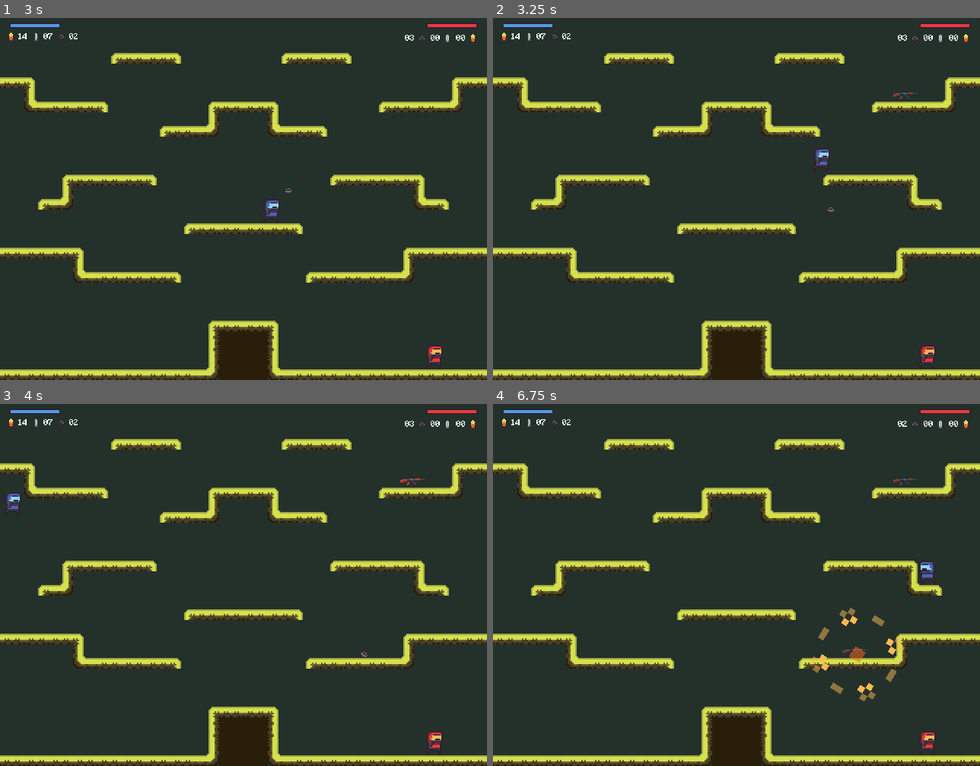
Above: before the commit, frames 1-4 (two rows, left to right).
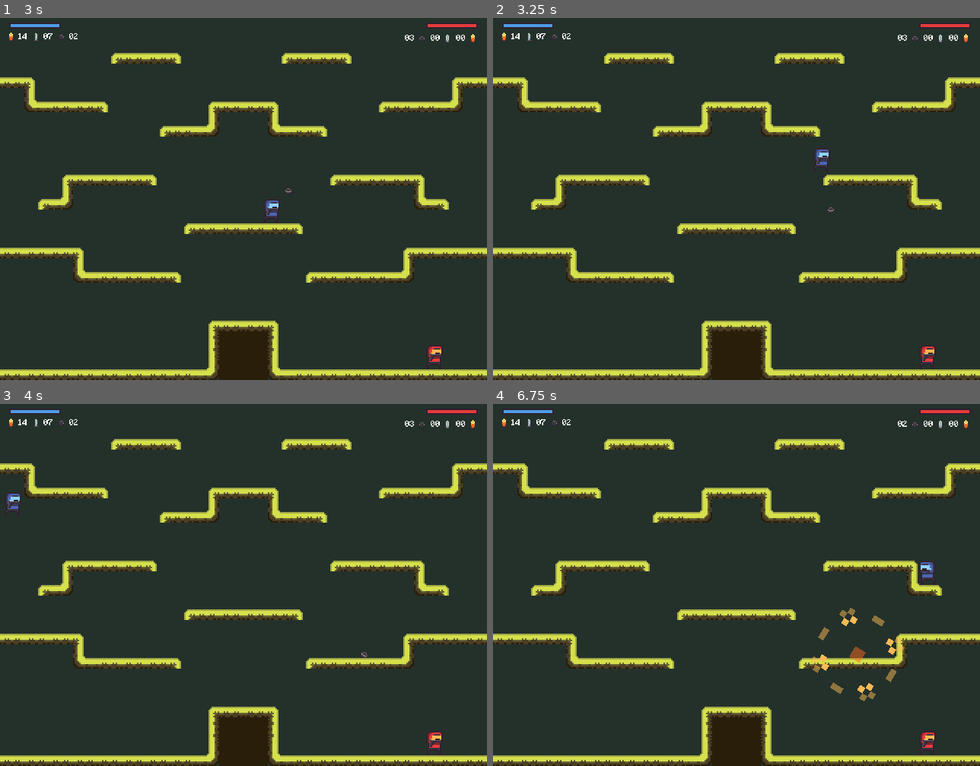
Above: after the commit, the same moments.

Repository: dm1nh/gunbattle
Game: Godot game, scene res://scenes/maps/forest.tscn
The game is run twice, just before and just after one commit, with the same random seed, the same clock (stepped at 60 frames per second) and the same inputs. This scene is started directly instead of the project's main scene.
Inputs:
- Up to frame 1 (3 s): hold D (b_right) 0.53-2.03 s; tap F (b_fire) at 0.6 s; tap W (b_jump) at 0.77, 1.52 s; tap S (b_get_box) at 1.35 s; hold A (b_left) 2.03-2.78 s; tap H (b_swap_weapon) at 2.1 s; hold D (b_right) from 2.78 s (still down); tap G (b_throw_grenade) at 2.85 s
- Up to frame 2 (3.25 s): keep holding D (b_right); tap W (b_jump) at 3.02 s
- Up to frame 3 (4 s): keep holding D (b_right); tap / (r_fire) at 3.6 s; tap W (b_jump) at 3.77 s
- Up to frame 4 (6.75 s): release D (b_right) at 4.28 s; hold A (b_left) 4.28-5.03 s; tap Down (r_get_box) at 4.35 s; tap W (b_jump) at 4.52, 6.02 s; hold D (b_right) 5.03-5.78 s; tap , (r_swap_weapon) at 5.1 s; hold A (b_left) from 5.78 s (still down); tap . (r_throw_grenade) at 5.85 s; tap F (b_fire) at 6.6 s

Frame 1 is identical in both runs. In frame 2, less than 0.1% of the frame differs, in the area x 82-88%, y 20-23%; in frame 3, less than 0.1%; in frame 4, less than 0.1%, in the area x 71-88%, y 20-70%.

Commit message:
feat: spawn boxes and run queue_free() after a cooldown timeout

Diff:
--- a/scenes/boxes/items/abstract_item.gd
+++ b/scenes/boxes/abstract_item.gd
@@ -16,3 +16,7 @@
 	if "get_item" in body:
 		body.get_item(stats)
 		queue_free()
+
+
+func _on_disappear_cooldown_timer_timeout():
+	queue_free()
--- a/scenes/boxes/items/abstract_item.tscn
+++ b/scenes/boxes/abstract_item.tscn
@@ -1,14 +1,14 @@
 [gd_scene load_steps=3 format=3 uid="uid://bnsnr4nij72ka"]
 
-[ext_resource type="Script" path="res://scenes/boxes/items/abstract_item.gd" id="1_0nb3i"]
+[ext_resource type="Script" path="res://scenes/boxes/abstract_item.gd" id="1_ikkl8"]
 
 [sub_resource type="RectangleShape2D" id="RectangleShape2D_jf5kt"]
 size = Vector2(10, 7.75)
 
-[node name="AbstractItem" type="Area2D"]
+[node name="AbstractItem" type="Area2D" groups=["item_boxes"]]
 collision_layer = 4
 collision_mask = 9
-script = ExtResource("1_0nb3i")
+script = ExtResource("1_ikkl8")
 
 [node name="CollisionShape2D" type="CollisionShape2D" parent="."]
 position = Vector2(0, -4.125)
@@ -18,4 +18,10 @@
 position = Vector2(0, -4)
 scale = Vector2(0.5, 0.5)
 
+[node name="DisappearCooldownTimer" type="Timer" parent="."]
+wait_time = 8.0
+one_shot = true
+autostart = true
+
 [connection signal="body_entered" from="." to="." method="_on_body_entered"]
+[connection signal="timeout" from="DisappearCooldownTimer" to="." method="_on_disappear_cooldown_timer_timeout"]
--- a/scenes/boxes/abstract_weapon_box.gd
+++ b/scenes/boxes/abstract_weapon_box.gd
@@ -25,3 +25,7 @@
 
 func _on_body_exited(_body:Node2D):
 	body_inside = false
+
+
+func _on_disappear_cooldown_timer_timeout():
+	queue_free()
--- a/scenes/boxes/abstract_weapon_box.tscn
+++ b/scenes/boxes/abstract_weapon_box.tscn
@@ -44,5 +44,11 @@
 }
 autoplay = "breathing"
 
+[node name="DisappearCooldownTimer" type="Timer" parent="."]
+wait_time = 15.0
+one_shot = true
+autostart = true
+
 [connection signal="body_entered" from="." to="." method="_on_body_entered"]
 [connection signal="body_exited" from="." to="." method="_on_body_exited"]
+[connection signal="timeout" from="DisappearCooldownTimer" to="." method="_on_disappear_cooldown_timer_timeout"]
--- a/scenes/main.tscn
+++ b/scenes/main.tscn
@@ -22,12 +22,23 @@
 script = ExtResource("6_f30gt")
 
 [node name="SpawnCooldownTimer" type="Timer" parent="WeaponSpawner"]
-wait_time = 15.0
+wait_time = 10.0
 autostart = true
 
 [node name="SpawnPositions" type="Node2D" parent="WeaponSpawner"]
 
 [node name="Boxes" type="Node2D" parent="WeaponSpawner"]
+
+[node name="ItemSpawner" type="Node2D" parent="." groups=["weapon_spawner"]]
+script = ExtResource("6_f30gt")
+
+[node name="SpawnCooldownTimer" type="Timer" parent="ItemSpawner"]
+wait_time = 8.0
+autostart = true
+
+[node name="SpawnPositions" type="Node2D" parent="ItemSpawner"]
+
+[node name="Boxes" type="Node2D" parent="ItemSpawner"]
 
 [node name="PlayerRed" parent="." instance=ExtResource("6_kmjfw")]
 position = Vector2(286, 219)
@@ -40,3 +51,4 @@
 [node name="Interfaces" parent="." instance=ExtResource("8_l62rt")]
 
 [connection signal="timeout" from="WeaponSpawner/SpawnCooldownTimer" to="WeaponSpawner" method="_on_spawn_cooldown_timer_timeout"]
+[connection signal="timeout" from="ItemSpawner/SpawnCooldownTimer" to="ItemSpawner" method="_on_spawn_cooldown_timer_timeout"]
--- a/scenes/maps/forest.tscn
+++ b/scenes/maps/forest.tscn
@@ -1,7 +1,8 @@
-[gd_scene load_steps=5 format=3 uid="uid://d30wxht17gchi"]
+[gd_scene load_steps=6 format=3 uid="uid://d30wxht17gchi"]
 
 [ext_resource type="PackedScene" uid="uid://qx3a7qa8cj4s" path="res://scenes/main.tscn" id="1_0m7bj"]
 [ext_resource type="Texture2D" uid="uid://xfjigax3tp0w" path="res://graphics/tilesets/forest.png" id="2_c8l2l"]
+[ext_resource type="Script" path="res://scenes/maps/item_spawner.gd" id="3_scpkt"]
 
 [sub_resource type="TileSetAtlasSource" id="TileSetAtlasSource_c4ivk"]
 texture = ExtResource("2_c8l2l")
@@ -88,9 +89,6 @@
 format = 2
 layer_0/tile_data = PackedInt32Array(917504, 65536, 0, 917505, 65536, 0, 917506, 65536, 0, 917507, 65536, 0, 917523, 65 …(1605 unchanged characters)…
 
-[node name="SpawnCooldownTimer" parent="WeaponSpawner" index="0"]
-wait_time = 3.0
-
 [node name="Marker2D" type="Marker2D" parent="WeaponSpawner/SpawnPositions" index="0"]
 position = Vector2(75, 233)
 
@@ -111,3 +109,30 @@
 
 [node name="Marker2D7" type="Marker2D" parent="WeaponSpawner/SpawnPositions" index="6"]
 position = Vector2(271, 57)
+
+[node name="ItemSpawner" parent="." index="2"]
+script = ExtResource("3_scpkt")
+
+[node name="Marker2D" type="Marker2D" parent="ItemSpawner/SpawnPositions" index="0"]
+position = Vector2(31, 233)
+
+[node name="Marker2D2" type="Marker2D" parent="ItemSpawner/SpawnPositions" index="1"]
+position = Vector2(292, 233)
+
+[node name="Marker2D3" type="Marker2D" parent="ItemSpawner/SpawnPositions" index="2"]
+position = Vector2(292, 153)
+
+[node name="Marker2D4" type="Marker2D" parent="ItemSpawner/SpawnPositions" index="3"]
+position = Vector2(32, 153)
+
+[node name="Marker2D5" type="Marker2D" parent="ItemSpawner/SpawnPositions" index="4"]
+position = Vector2(87, 105)
+
+[node name="Marker2D6" type="Marker2D" parent="ItemSpawner/SpawnPositions" index="5"]
+position = Vector2(236, 105)
+
+[node name="Marker2D7" type="Marker2D" parent="ItemSpawner/SpawnPositions" index="6"]
+position = Vector2(209, 25)
+
+[node name="Marker2D8" type="Marker2D" parent="ItemSpawner/SpawnPositions" index="7"]
+position = Vector2(95, 25)
--- /dev/null
+++ b/scenes/maps/item_spawner.gd
@@ -0,0 +1,33 @@
+extends Node2D
+
+var should_spawn: bool = false
+var claimed_markers: Array[Marker2D] = []
+
+var abstract_item_scene: PackedScene = preload("res://scenes/boxes/abstract_item.tscn")
+
+func _process(_delta):
+	if should_spawn:
+		var selected_marker = $SpawnPositions.get_child(randi() % $SpawnPositions.get_child_count())
+		var is_duplicate = false
+		for item_box in get_tree().get_nodes_in_group("item_boxes"):
+			if item_box.global_position.distance_to(selected_marker.global_position) < 32:
+				is_duplicate = true
+
+		if !is_duplicate:
+			instantiate_item_scene(random_item_name_by_percentage(), selected_marker.global_position)
+			should_spawn = false
+
+func _on_spawn_cooldown_timer_timeout():
+	should_spawn = true
+
+func random_item_name_by_percentage() -> String:
+	var rand = randi_range(1, 100)
+	if rand > 0 and rand <= 60:
+		return "health"
+	return "grenade"
+
+func instantiate_item_scene(item_name: String, pos: Vector2) -> void:
+	var node = abstract_item_scene.instantiate()
+	node.item_name = item_name
+	node.global_position = pos
+	$Boxes.add_child(node)
--- a/scenes/weapon_spawner.gd
+++ b/scenes/weapon_spawner.gd
@@ -15,20 +15,20 @@
 				is_duplicate = true
 
 		if !is_duplicate:
-			var node = instantiate_weapon_scene(random_box(), selected_marker.global_position)
+			var node = instantiate_weapon_scene(random_weapon_name_by_percentage(), selected_marker.global_position)
 			spawn_weapon_box.emit(node)
 			should_spawn = false
 
 func _on_spawn_cooldown_timer_timeout():
 	should_spawn = true
 
-func random_box() -> String:
+func random_weapon_name_by_percentage() -> String:
 	var rand = randi_range(1, 100)
-	if rand > 32 and rand <= 55:
+	if rand > 20 and rand <= 45:
 		return "ak"
-	if rand > 55 and rand <= 75:
+	if rand > 45 and rand <= 70:
 		return "shotgun"
-	if rand > 75 and rand <= 90:
+	if rand > 70 and rand <= 90:
 		return "crossbow"
 	if rand > 90 and rand <= 100:
 		return "rocket_launcher"
